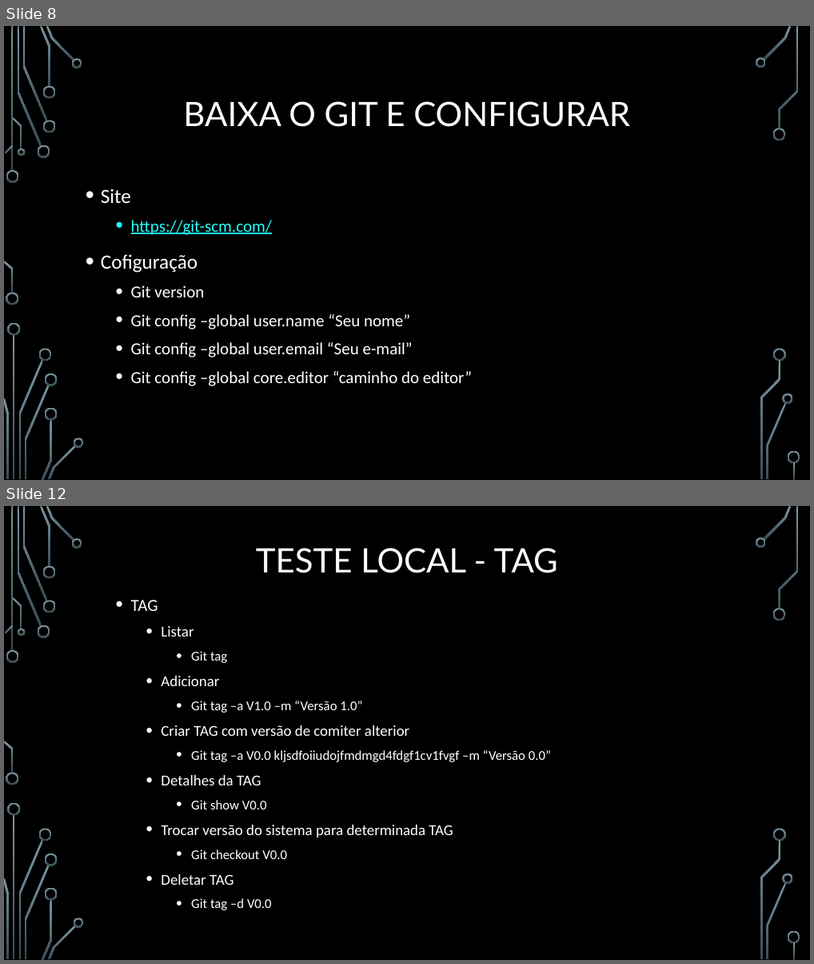
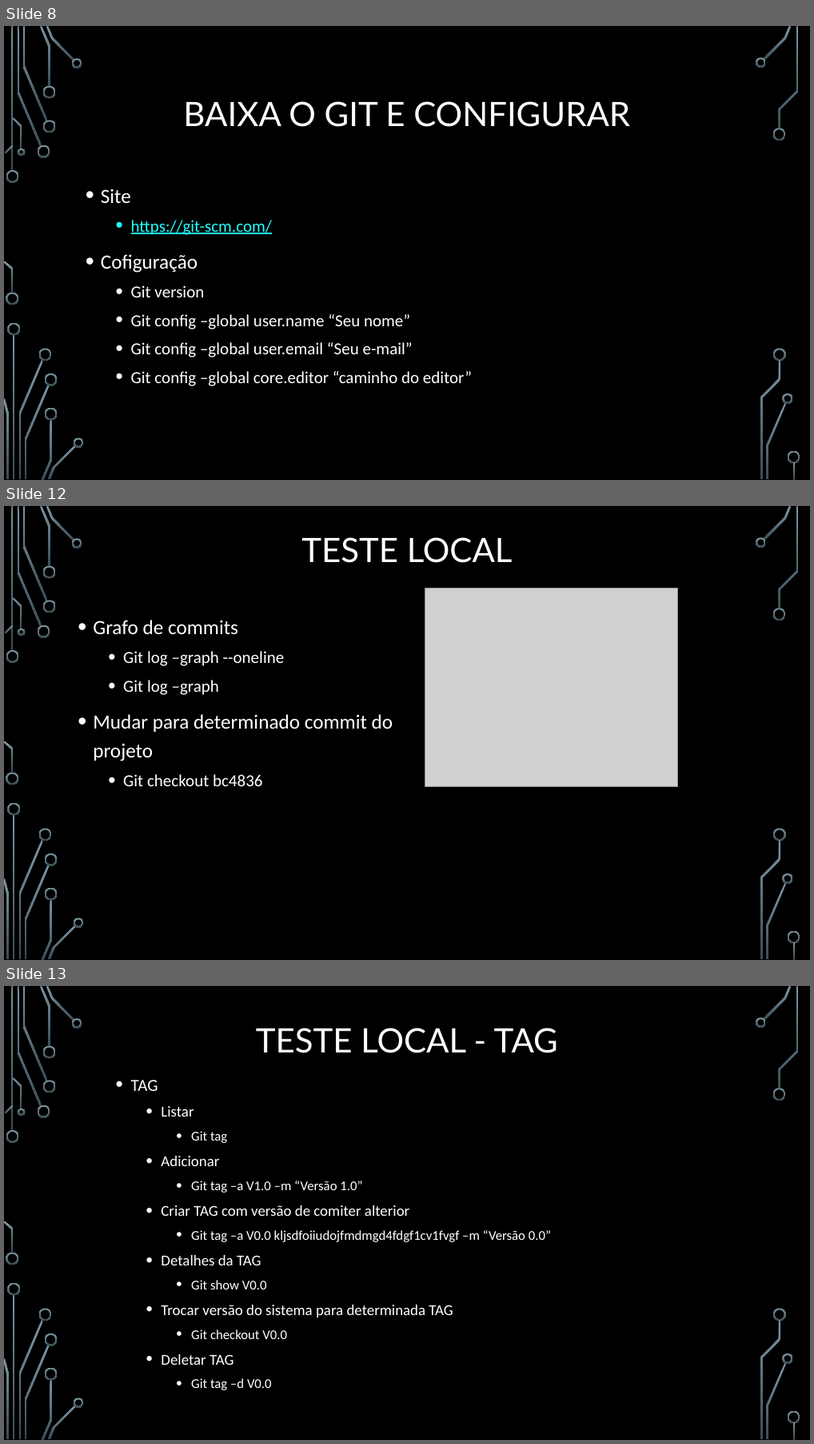
Before and after one commit to andresgois/tutorials, a slide deck: Tutorial_GIT.pptx. Shown one above the other, each under a label of ours: slides 8 and 12 before the commit, slides 8, 12 and 13 after it; the slides between them are not shown. The pictures are 814x964 and 814x1444 pixels, drawn with LibreOffice and Linux fonts; fonts in the diff are those of the drawing; grey boxes stand for pictures; background and template pictures are left out. Boxes give left, top, right and bottom in pixels: in the first picture for what was removed or moved away, otherwise in the second. Text is boxed around its words. In the diff, an @@ line names an element or a change of style, - is before the commit and + after.

```diff
--- a/Tutorial_GIT.pptx
+++ b/Tutorial_GIT.pptx
@@ slide 12 added at <box>4,506,810,960</box>, background picture (left out); not listed: 36 template elements that a slide beside it also shows @@
@@ title added at <box>302,537,513,563</box>, 40 pt, text #FFFFFF @@
+TESTE LOCAL
@@ picture added at <box>425,588,678,786</box> @@
@@ text added at <box>93,620,394,786</box>, 20 pt, text #FFFFFF @@
+• Grafo de commits
+  • Git log –graph --oneline
+  • Git log –graph
+• Mudar para determinado commit do projeto
+  • Git checkout bc4836
@@ what was slide 12 is now slide 13 @@
```
Also in this commit, not shown: 4 slides changed, 1 other file.
